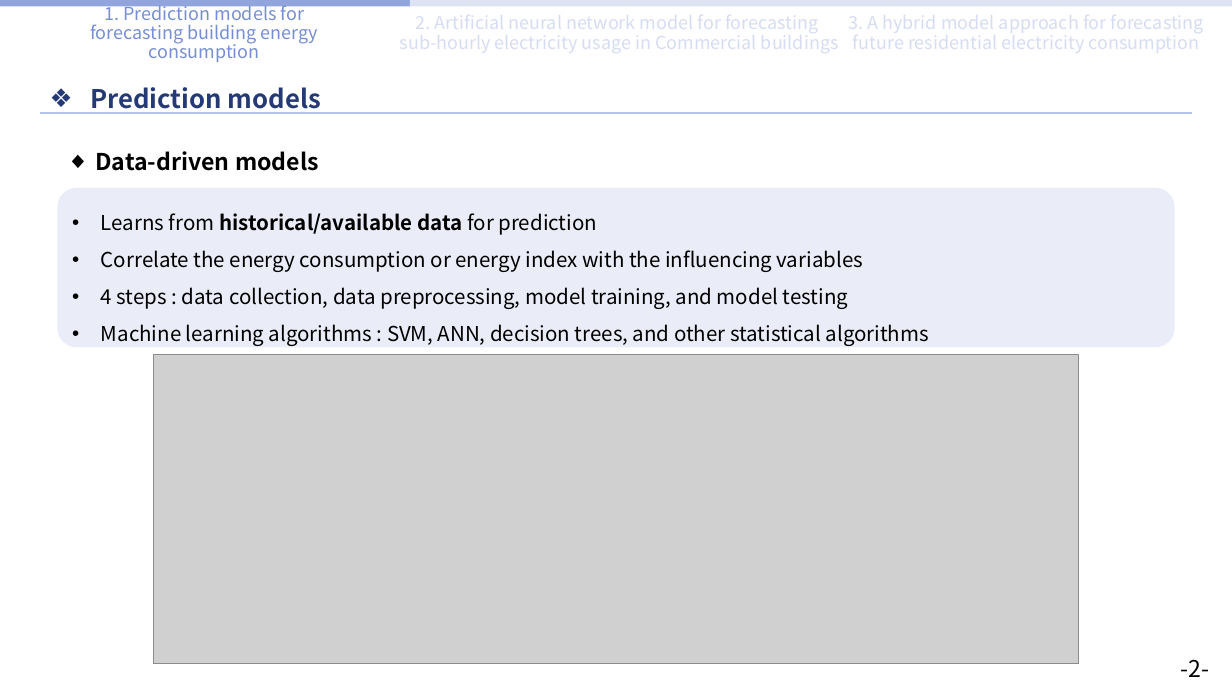
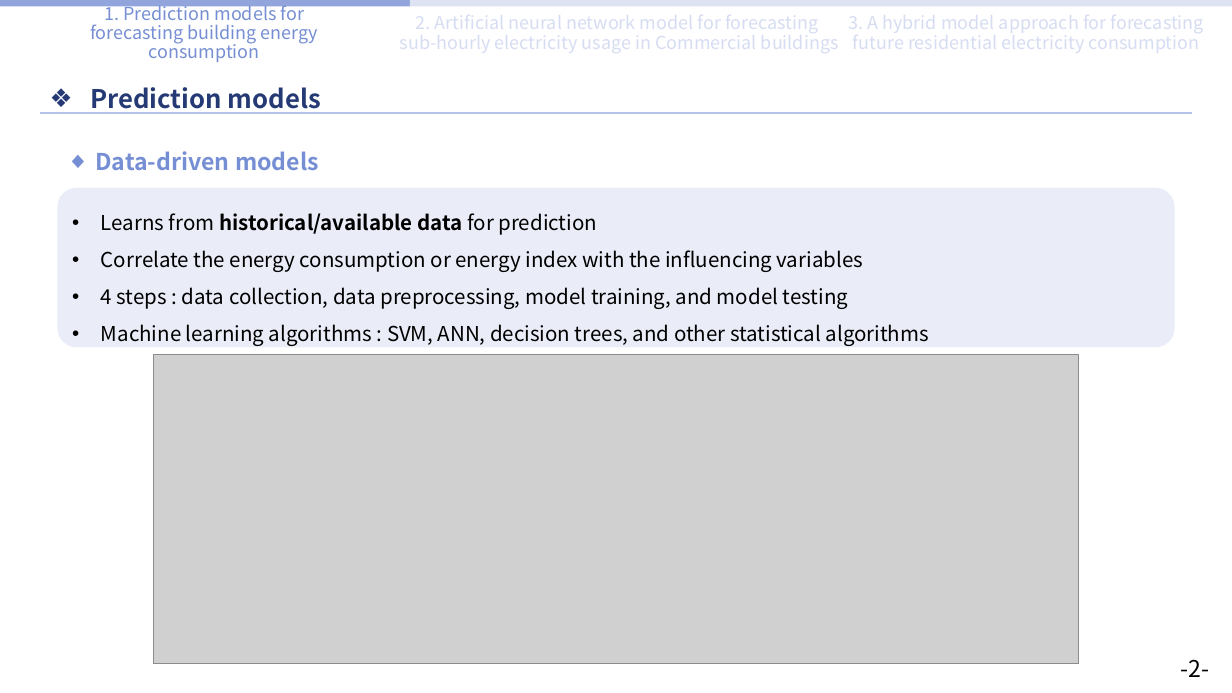
Before and after one commit to sohee98/2022-1st-Course, a slide deck: slide 4 of AI Applications/Literature study 발표/Literature study PPT-SoheeKim.pptx. Drawn at 1232x693 pixels with LibreOffice and Linux fonts; fonts in the diff are those of the drawing; grey boxes stand for pictures. Boxes give left, top, right and bottom in pixels: in the first picture for what was removed or moved away, otherwise in the second. Text is boxed around its words. In the diff, an @@ line names an element or a change of style, - is before the commit and + after.

```diff
--- a/AI Applications/Literature study 발표/Literature study PPT-SoheeKim.pptx
+++ b/AI Applications/Literature study 발표/Literature study PPT-SoheeKim.pptx
@@ text "Data-driven models" at (95, 151, 319, 170): text colour #000000 to #768FD4 @@
```
Also in this commit, not shown: 7 other slides changed, 9 slides added.
